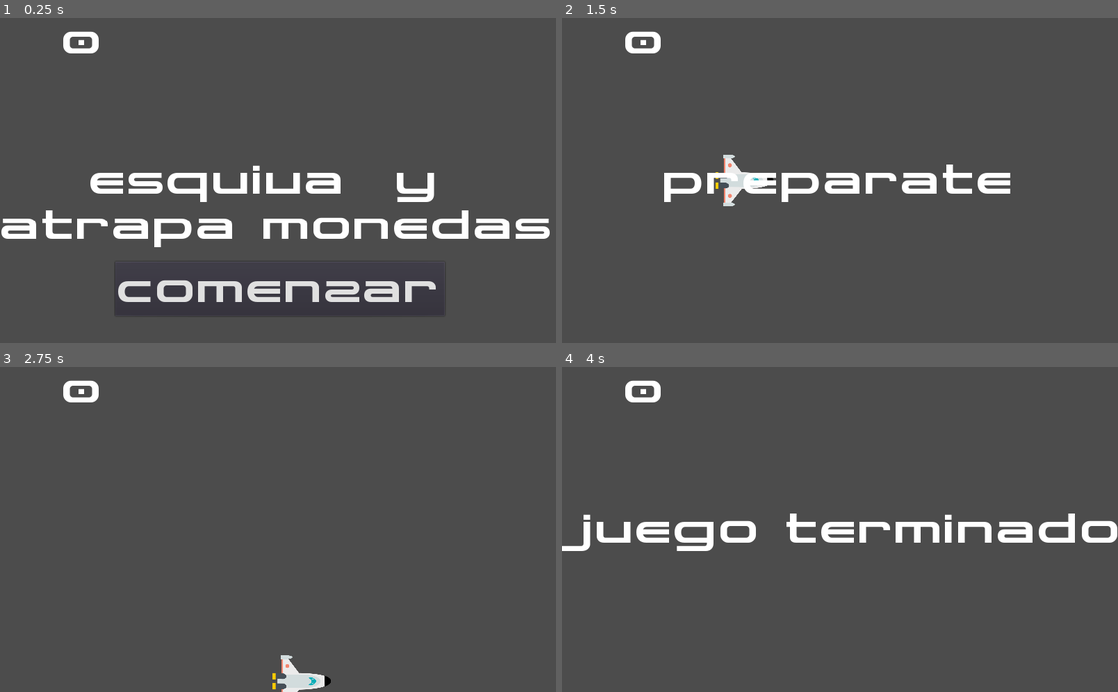
Above: before the commit, frames 1-4 (two rows, left to right).
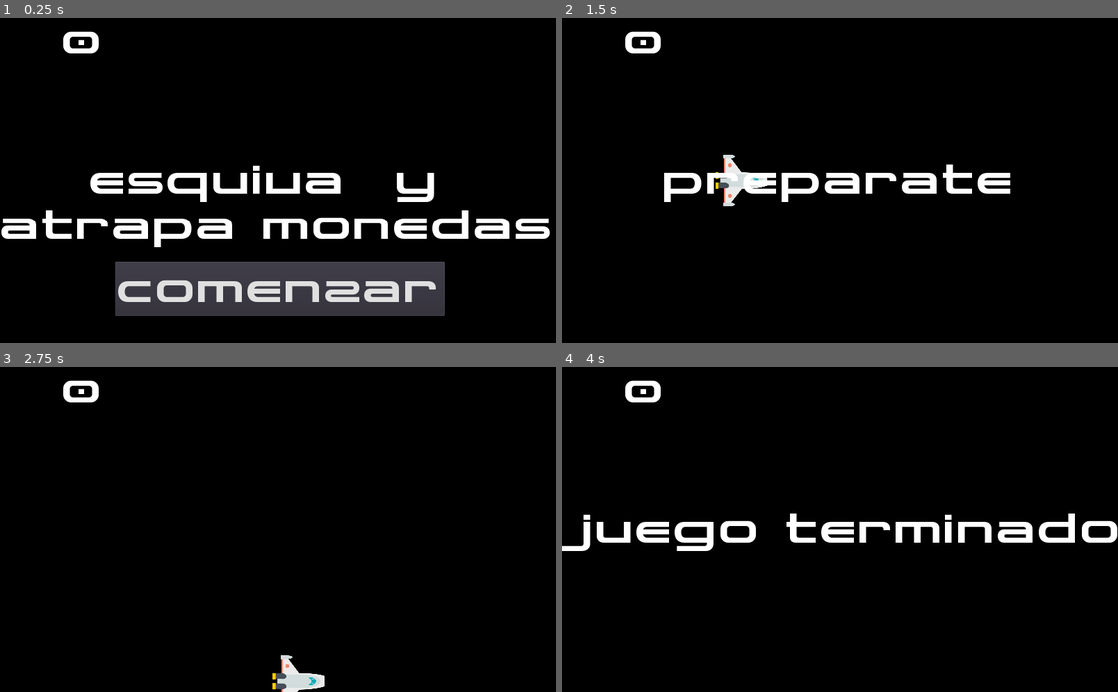
Above: after the commit, the same moments.

Repository: ant003/Space-Learning
Game: Godot game, scene res://scenes/Main.tscn
The game is run twice, just before and just after one commit, with the same random seed, the same clock (stepped at 60 frames per second) and the same inputs.
Inputs:
- Up to frame 1 (0.25 s): no input
- Up to frame 2 (1.5 s): click "Comenzar" at 0.5 s; tap Enter at 1.25 s; hold Right (ui_right) from 1.28 s (still down)
- Up to frame 3 (2.75 s): release Right (ui_right) at 2.03 s; hold Down (ui_down) from 2.03 s (still down)
- Up to frame 4 (4 s): release Down (ui_down) at 2.78 s; hold Right (ui_right) 2.78-3.53 s; hold Up (ui_up) from 3.53 s (still down)

The runs differ from the first frame. In frame 1, 85% of the frame differs, in the area x 0-100%, y 0-100%; in frame 2, 97%; in frame 3, 99%; in frame 4, 96%.

Commit message:
Music, sound effects and background color added

Diff:
--- /dev/null
+++ b/default_bus_layout.tres
@@ -0,0 +1,4 @@
+[gd_resource type="AudioBusLayout" format=2]
+
+[resource]
+bus/0/volume_db = 1.45601
--- a/scenes/HUD.tscn
+++ b/scenes/HUD.tscn
@@ -6,6 +6,12 @@
 [sub_resource type="DynamicFont" id=1]
 size = 70
 font_data = ExtResource( 1 )
+
+[sub_resource type="InputEventAction" id=2]
+action = "ui_select"
+
+[sub_resource type="ShortCut" id=3]
+shortcut = SubResource( 2 )
 
 [node name="HUD" type="CanvasLayer"]
 script = ExtResource( 2 )
@@ -44,6 +50,7 @@
 margin_right = 8.0
 margin_bottom = -50.0
 custom_fonts/font = SubResource( 1 )
+shortcut = SubResource( 3 )
 text = "Comenzar"
 __meta__ = {
 "_edit_use_anchors_": false
--- a/scenes/Main.tscn
+++ b/scenes/Main.tscn
@@ -1,9 +1,11 @@
-[gd_scene load_steps=6 format=2]
+[gd_scene load_steps=8 format=2]
 
 [ext_resource path="res://scenes/Player.tscn" type="PackedScene" id=1]
 [ext_resource path="res://scripts/Main.gd" type="Script" id=2]
 [ext_resource path="res://scenes/Mob.tscn" type="PackedScene" id=3]
 [ext_resource path="res://scenes/HUD.tscn" type="PackedScene" id=4]
+[ext_resource path="res://assets/Race to Mars.mp3" type="AudioStream" id=5]
+[ext_resource path="res://assets/spaceship-system-break-down.wav" type="AudioStream" id=6]
 
 [sub_resource type="Curve2D" id=1]
 _data = {
@@ -13,6 +15,14 @@
 [node name="Main" type="Node"]
 script = ExtResource( 2 )
 Mob = ExtResource( 3 )
+
+[node name="ColorRect" type="ColorRect" parent="."]
+anchor_right = 1.0
+anchor_bottom = 1.0
+color = Color( 0, 0, 0, 1 )
+__meta__ = {
+"_edit_use_anchors_": false
+}
 
 [node name="Player" parent="." instance=ExtResource( 1 )]
 
@@ -34,6 +44,12 @@
 
 [node name="HUD" parent="." instance=ExtResource( 4 )]
 
+[node name="Music" type="AudioStreamPlayer" parent="."]
+stream = ExtResource( 5 )
+
+[node name="DeathSound" type="AudioStreamPlayer" parent="."]
+stream = ExtResource( 6 )
+
 [connection signal="hit" from="Player" to="." method="gamer_over"]
 [connection signal="timeout" from="MobTimer" to="." method="_on_MobTimer_timeout"]
 [connection signal="timeout" from="StartTimer" to="." method="_on_StartTimer_timeout"]
--- a/scripts/Main.gd
+++ b/scripts/Main.gd
@@ -20,9 +20,11 @@
 
 
 func gamer_over():
-	 $MobTimer.stop()
-	 $HUD.show_game_over()
-	 get_tree().call_group("mobs", "queue_free")
+	$MobTimer.stop()
+	$HUD.show_game_over()
+	get_tree().call_group("mobs", "queue_free")
+	$Music.stop()
+	$DeathSound.play()
 
 func new_game():
 	score = 0
@@ -30,6 +32,7 @@
 	$StartTimer.start()
 	$HUD.update_score(score)
 	$HUD.show_message("Preparate")
+	$Music.play()
 
 
 func _on_MobTimer_timeout():
Not shown, added: assets/Race to Mars.mp3.import
Not shown, added: assets/spaceship-system-break-down.wav.import
Not shown: 1 places in scenes/HUD.tscn that only renumber resources
Not shown, added: assets/Race to Mars.mp3
Not shown, added: assets/spaceship-system-break-down.wav
